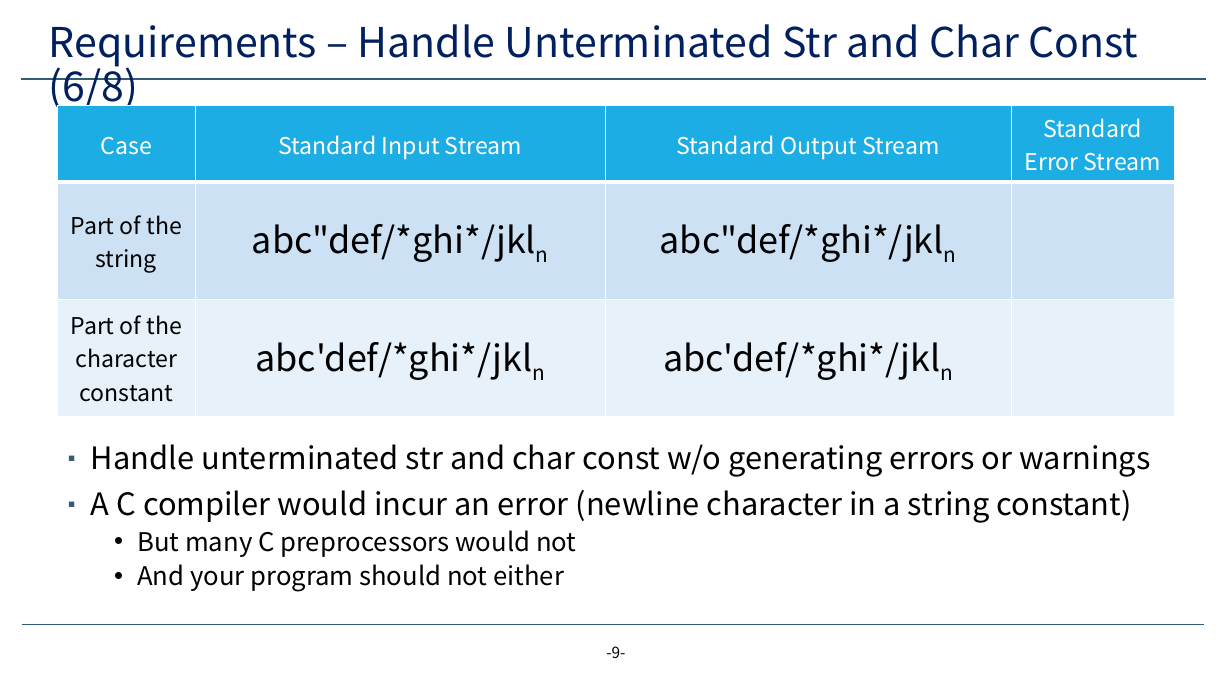
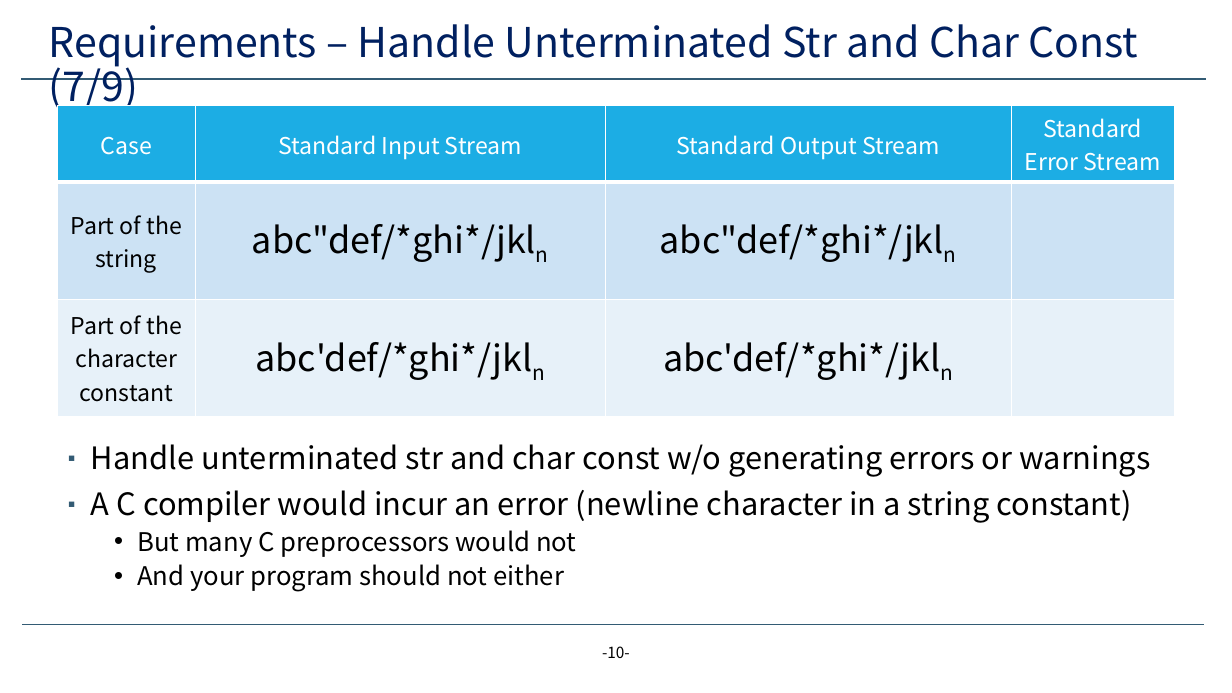
Before and after one commit to yeonjae11/3_2_SYSTEM, a slide deck: slide 10 of assignment1/lab-1-decommenter.pptx (slide 9 before the commit). Drawn at 1232x693 pixels with LibreOffice and Linux fonts; fonts in the diff are those of the drawing; background and template pictures are left out. Boxes give left, top, right and bottom in pixels: in the first picture for what was removed or moved away, otherwise in the second. Text is boxed around its words. In the diff, an @@ line names an element or a change of style, - is before the commit and + after.

```diff
--- a/assignment1/lab-1-decommenter.pptx
+++ b/assignment1/lab-1-decommenter.pptx
@@ title at box(49, 24, 1138, 112): text changed @@
-Requirements – Handle Unterminated Str and Char Const (6/8)
+Requirements – Handle Unterminated Str and Char Const (7/9)
@@ page number at box(602, 646, 630, 658): text changed @@
--9-
+-10-
```
Also in this commit, not shown: 11 other slides changed, 1 slide added, 2 other files.
